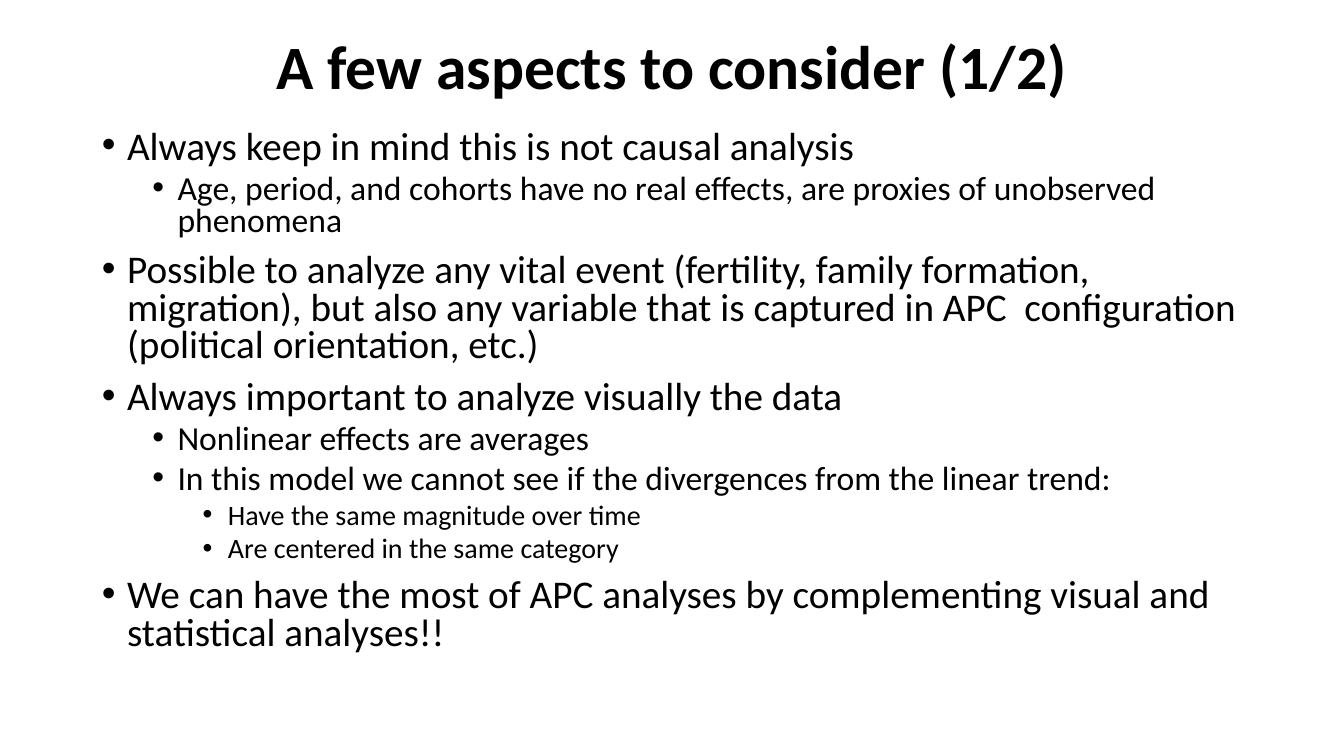
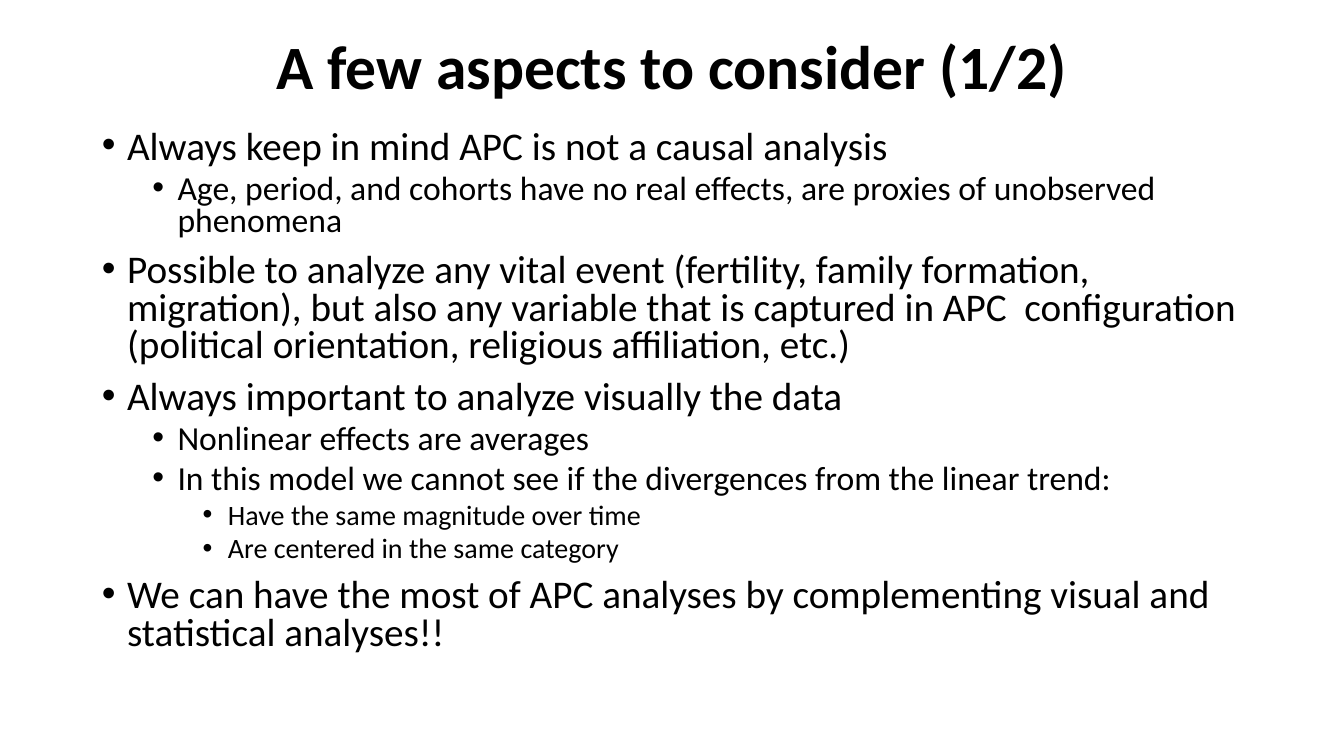
Before and after one commit to kikeacosta/edsd23_apc, a slide deck: slide 20 of slides/03_statistical_APC.pptx (slide 18 before the commit). Drawn at 1344x756 pixels with LibreOffice and Linux fonts; fonts in the diff are those of the drawing. Boxes give left, top, right and bottom in pixels: in the first picture for what was removed or moved away, otherwise in the second. Text is boxed around its words. In the diff, an @@ line names an element or a change of style, - is before the commit and + after.

```diff
--- a/slides/03_statistical_APC.pptx
+++ b/slides/03_statistical_APC.pptx
@@ text at (x1=127, y1=132, x2=887, y2=167): text changed @@
-• Always keep in mind this is not causal analysis
+• Always keep in mind APC is not a causal analysis
@@ text at (x1=127, y1=254, x2=1235, y2=365): text changed @@
-• Possible to analyze any vital event (fertility, family formation, migration), but also any variable that is captured in APC configuration (political orientation, etc.)
+• Possible to analyze any vital event (fertility, family formation, migration), but also any variable that is captured in APC configuration (political orientation, religious affiliation, etc.)
```
Also in this commit, not shown: 4 other slides changed, 3 slides added, 2 other files.
